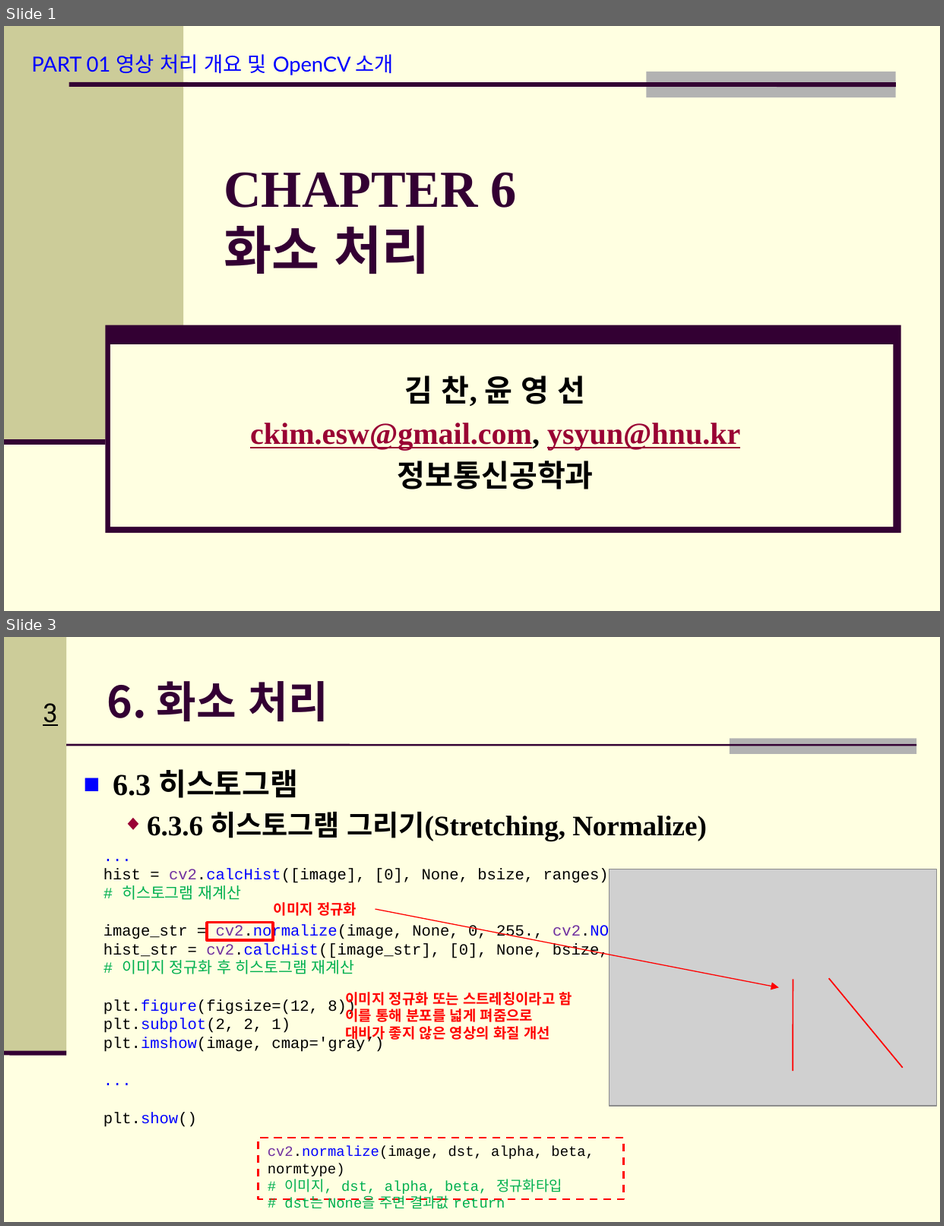
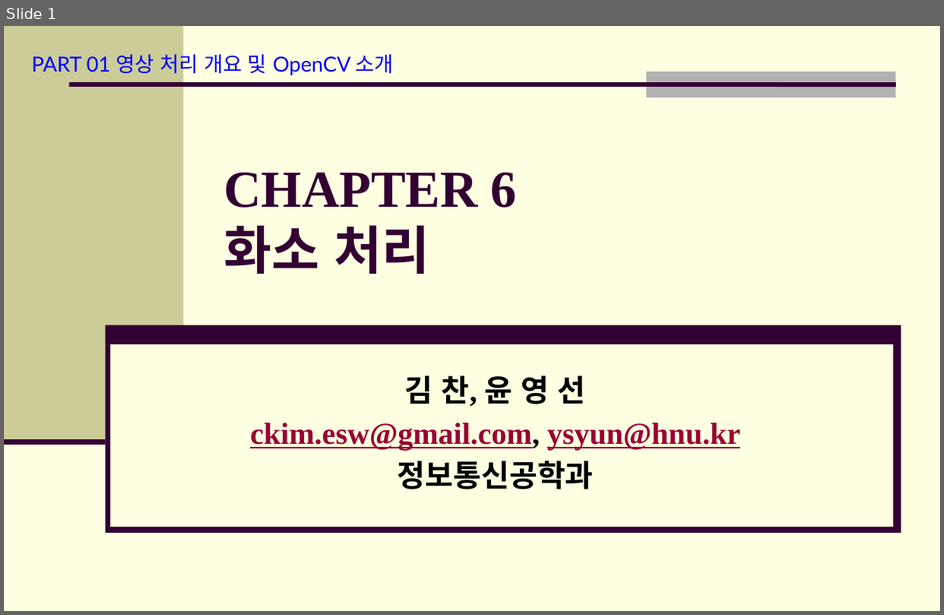
Before and after one commit to Hitbee-dev/OpenCV-Python, a slide deck: 2022-11-15/documents/CH_06 화소 처리.pptx. Shown one above the other, each under a label of ours: slides 1 and 3 before the commit, slide 1 after it; the slides between them are not shown. The pictures are 944x1226 and 944x615 pixels, drawn with LibreOffice and Linux fonts; fonts in the diff are those of the drawing; grey boxes stand for pictures; background and template pictures are left out. Boxes give left, top, right and bottom in pixels: in the first picture for what was removed or moved away, otherwise in the second. Text is boxed around its words. In the diff, an @@ line names an element or a change of style, - is before the commit and + after.

```diff
--- a/2022-11-15/documents/CH_06 화소 처리.pptx
+++ b/2022-11-15/documents/CH_06 화소 처리.pptx
@@ slide 3 removed at (4,637,940,1222), background #FFFFE1 @@
@@ rectangle removed at (4,637,67,1053) @@
@@ title removed at (107,681,329,721) @@
-6. 화소 처리
@@ page number removed at (43,703,57,726) @@
-3
@@ line removed from (67, 745) to (917, 745) @@
@@ rectangle removed at (730,738,917,754) @@
@@ text removed at (113,769,707,842) @@
-■ 6.3 히스토그램
-  ◆ 6.3.6 히스토그램 그리기(Stretching, Normalize)
@@ text removed at (104,869,702,1127) @@
-...
-hist = cv2.calcHist([image], [0], None, bsize, ranges)
-# 히스토그램 재계산
-image_str = cv2.normalize(image, None, 0, 255., cv2.NORM_MINMAX)
-hist_str = cv2.calcHist([image_str], [0], None, bsize, ranges)
-# 이미지 정규화 후 히스토그램 재계산
-plt.figure(figsize=(12, 8))
-plt.subplot(2, 2, 1)
-plt.imshow(image, cmap='gray’)
-...
-plt.show()
@@ picture removed at (610,870,937,1106) @@
@@ text removed at (274,902,357,916) @@
-이미지 정규화
@@ arrow removed from (376, 910) to (779, 988) @@
@@ rectangle removed at (207,923,274,940) @@
@@ text removed at (345,992,572,1042) @@
-이미지 정규화 또는 스트레칭이라고 함
-이를 통해 분포를 넓게 펴줌으로
-대비가 좋지 않은 영상의 화질 개선
@@ line removed from (794, 980) to (794, 1072) @@
@@ line removed from (829, 979) to (903, 1068) @@
@@ line removed from (4, 1053) to (67, 1053) @@
@@ rectangle removed at (259,1138,624,1199) @@
-cv2.normalize(image, dst, alpha, beta, normtype)
-# 이미지, dst, alpha, beta, 정규화타입
-# dst는 None을 주면 결과값 return
```
Also in this commit, not shown: 5 slides added, 6 other slides removed, 3 other files.
